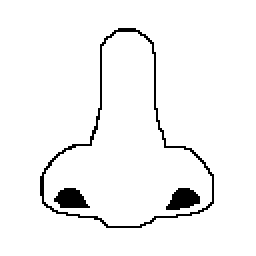
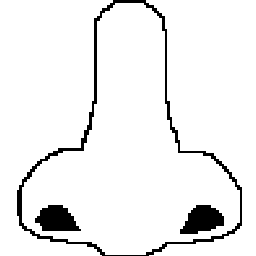
The second 256x256 image is a revision of the first. Changes to its layers:
painted on "Nose" over [17, 0, 242, 256]
